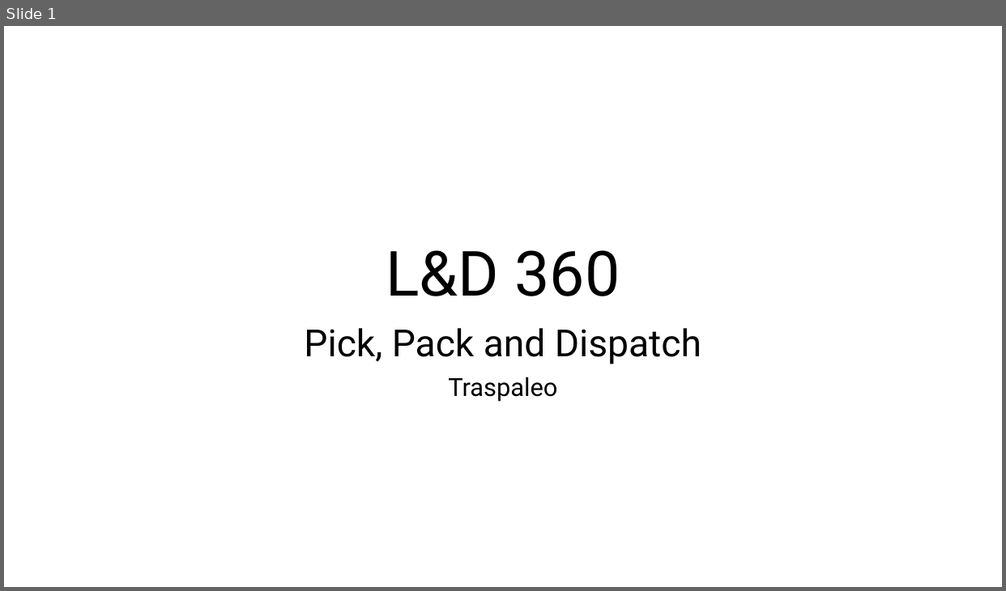
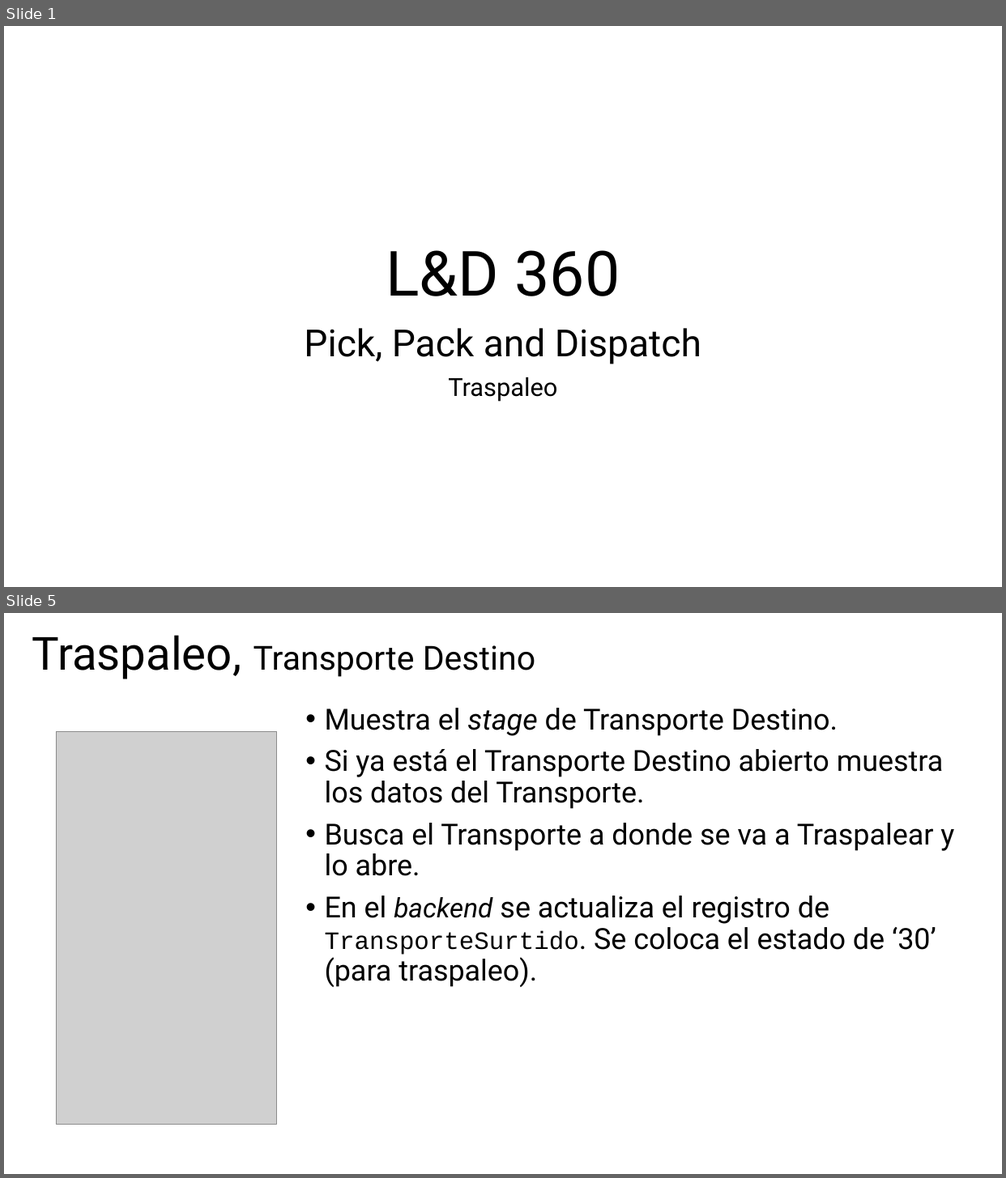
Before and after one commit to JoelBecerraM/FANASA-docs, a slide deck: atCloud - Diseño - Interfaz de Usuario - Traspaleo.pptx. Shown one above the other, each under a label of ours: slide 1 before the commit, slides 1 and 5 after it; the slides between them are not shown. The pictures are 1006x591 and 1006x1178 pixels, drawn with LibreOffice and Linux fonts; fonts in the diff are those of the drawing; grey boxes stand for pictures. Boxes give left, top, right and bottom in pixels: in the first picture for what was removed or moved away, otherwise in the second. Text is boxed around its words. In the diff, an @@ line names an element or a change of style, - is before the commit and + after.

```diff
--- a/atCloud - Diseño - Interfaz de Usuario - Traspaleo.pptx
+++ b/atCloud - Diseño - Interfaz de Usuario - Traspaleo.pptx
@@ slide 5 added at bbox=[4, 613, 1002, 1174], background #FFFFFF @@
@@ title added at bbox=[32, 635, 535, 679], 32 pt, text #000000 @@
+Traspaleo, Transporte Destino
@@ text added at bbox=[325, 708, 954, 987], 28 pt, text #000000 @@
+• Muestra el stage de Transporte Destino.
+• Si ya está el Transporte Destino abierto muestra los datos del Transporte.
+• Busca el Transporte a donde se va a Traspalear y lo abre.
+• En el backend se actualiza el registro de TransporteSurtido. Se coloca el estado de ‘30’ (para traspaleo).
@@ picture added at bbox=[56, 731, 276, 1124] @@
```
Also in this commit, not shown: 4 slides changed, 8 other slides added, 1 other file.
